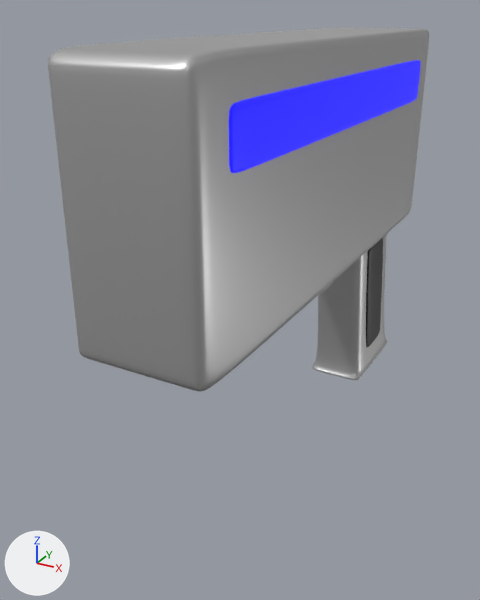
What one commit did to the Blender file Raw/Sci-fi/Gun.blend.
Both versions are drawn from a camera (50 mm lens) standing at (1.16, -2.69, 0.59) and looking at (-0.2, -0.22, -0.65). Arrows for +X, +Y and +Z are at lower left; the lights stay in place.

The first picture shows 'Gun'.
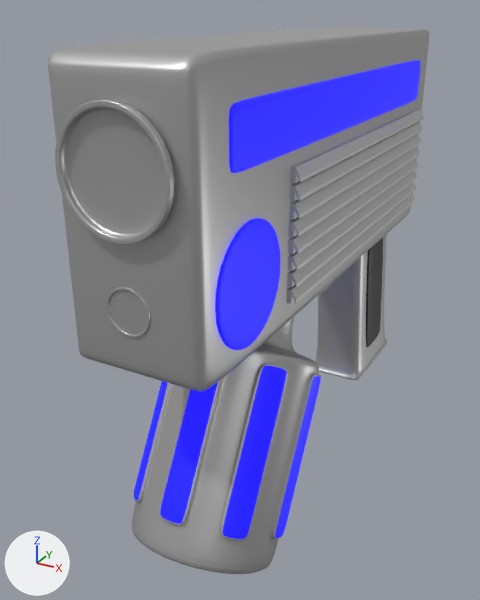
Commit message: Applying pistol modifiers

Location of each change, [x1, y1, x2, y2] in pixels of the pictures (480 x 600 px):
'gunPart', added: after [132, 317, 321, 574]
    faces in mat_steel (grey #bebebe): [132, 317, 321, 574]
    faces in mat_light (blue #001aff): [134, 366, 321, 539]
'Куб', added: after [287, 109, 424, 303]
part 1 of me_cube, added: after [55, 99, 175, 245]
part 2 of me_cube, added: after [106, 287, 150, 338]
part 3 of me_cube, added (blue): after [215, 218, 280, 350]

The change, as a diff of the scene's bpy script:
```diff
--- a/Raw/Sci-fi/Gun.blend.py
+++ b/Raw/Sci-fi/Gun.blend.py
@@ mat_aluminium @@
+mat_aluminium = principled_material('Aluminium')
+mat_aluminium.base_color = (0.674, 0.674, 0.674)  # light grey #d6d6d6
+mat_aluminium.metallic = 0.65
@@ me_cube @@
 # used by ob_gun; location = (0.0, 0.0, 0.0)
-me_cube.from_pydata(...)  # 588 vertices, 580 faces; spans x -0.26..0.26, y -1.27..1.15, z -1.4..0.49
+me_cube.from_pydata(...)  # 1228 vertices, 1100 faces; spans x -0.26..0.26, y -1.3..1.15, z -1.4..0.49
+# me_cube part 1: a new loose piece of 224 vertices spanning x -0.2..0.2, y -1.3..-1.25, z -0.02..0.37, in mat_steel (grey #bebebe)
+# me_cube part 2: a new loose piece of 224 vertices spanning x -0.08..0.08, y -1.27..-1.25, z -0.33..-0.17, in mat_steel (grey #bebebe)
+# me_cube part 3: a new loose piece of 96 vertices spanning x 0.24..0.26, y -1.18..-0.76, z -0.43..0.0, in mat_light (blue #001aff)
+me_cube.materials.append(mat_steel)
 me_cube.materials.append(mat_steel)
@@ me_куб_001 @@
+me_куб_001.from_pydata(...)  # 116 vertices, 114 faces; spans x 0.52..0.66, y -1.57..2.05, z 0.12..0.24
+me_куб_001.materials.append(mat_aluminium)  # light grey #d6d6d6
@@ me_цилиндр @@
+me_цилиндр.from_pydata(...)  # 672 vertices, 642 faces; spans x -2.31..2.31, y -2.31..2.31, z -6.99..1.83
+# faces by material slot: [593, 49]
+me_цилиндр.materials.append(mat_steel)  # grey #bebebe
+me_цилиндр.materials.append(mat_light)  # blue #001aff
@@ ob_куб @@
+ob_куб = bpy.data.objects.new('Куб', me_куб_001)
+ob_куб.location = (0.0, 0.0, 0.0)
+ob_куб.scale = (0.434, 0.434, 0.434)
+_m = ob_куб.modifiers.new('Симметрия', 'MIRROR')
+_m = ob_куб.modifiers.new('Массив', 'ARRAY')
+_m.count = 8
+_m.constant_offset_displace = (0.0, 0.0, 0.0)
+_m.relative_offset_displace = (0.0, 0.0, -1.2)
@@ ob_gunpart @@
+ob_gunpart = bpy.data.objects.new('gunPart', me_цилиндр)
+ob_gunpart.location = (-0.021, -0.396, -0.644)
+ob_gunpart.rotation_euler = (-0.524, 0.0, 0.0)  # degrees (-30, 0, 0)
+ob_gunpart.scale = (0.144, 0.144, 0.144)
+_m = ob_gunpart.modifiers.new('Подразделения', 'SUBSURF')
+_m.levels = 2
```
